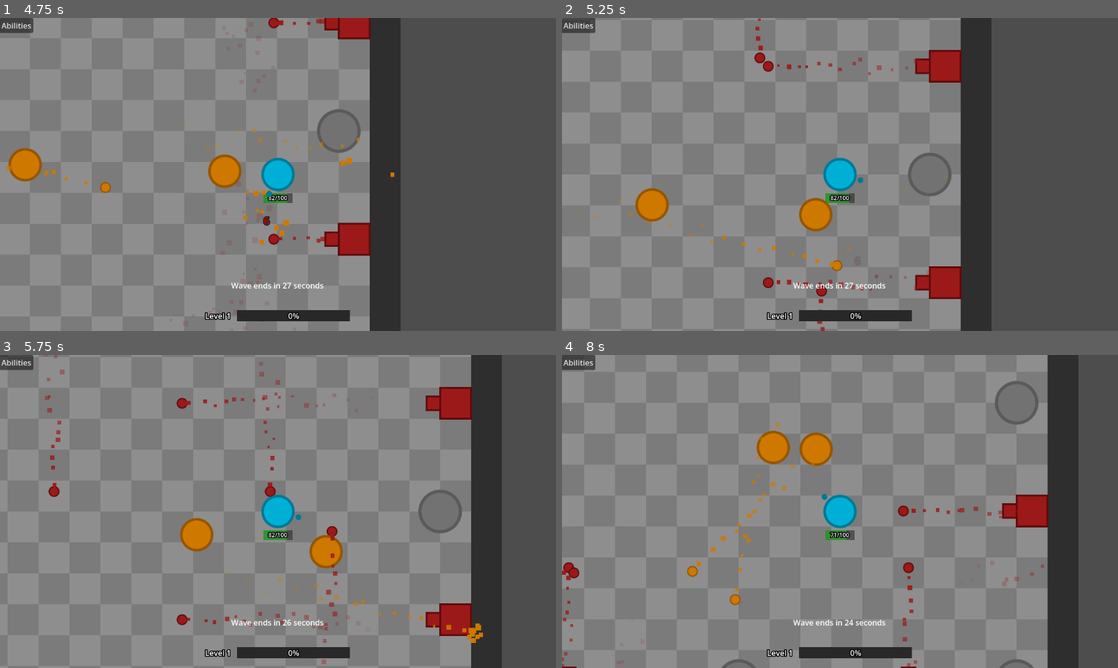
Above: before the commit, frames 1-4 (two rows, left to right).
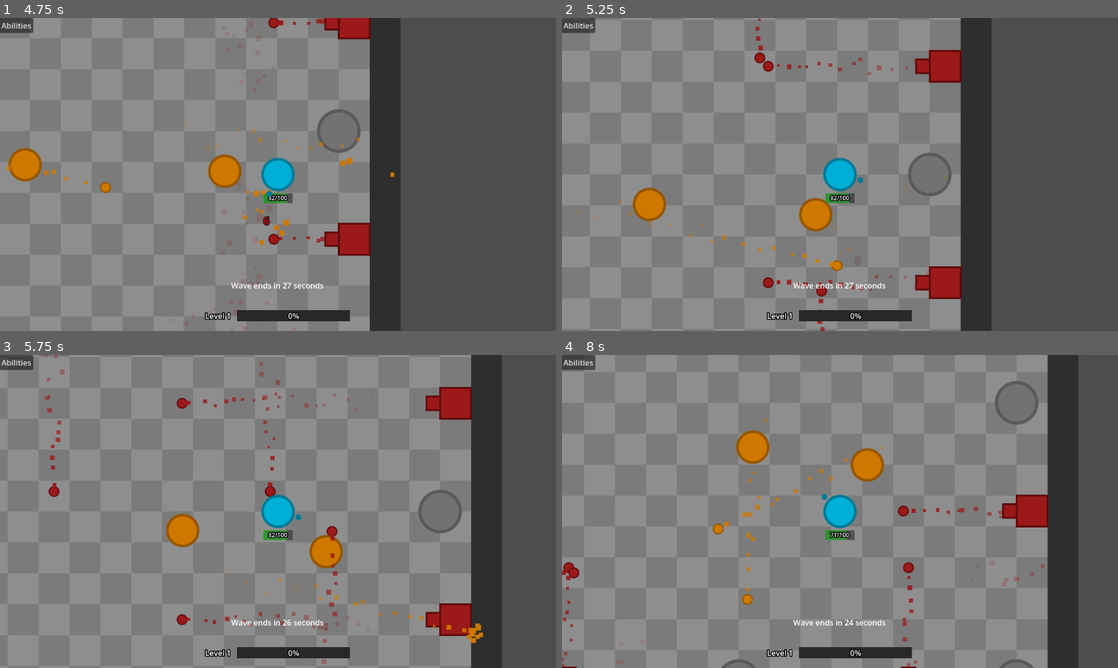
Above: after the commit, the same moments.

Repository: fmachek/geoslayer
Game: Godot game, scene res://scenes/user_interface/main_menu/main_menu.tscn
Two runs of this game, one before a commit and one after it. Both use one fixed random seed, a clock stepped at 60 frames per second and the inputs below.
Inputs (mouse positions are in pixels of both pictures, inside the frame that each line leads up to):
- Up to frame 1 (4.75 s): click "Play" at 0.5 s; click "Start next wave" at 1.25 s; tap Enter at 2 s; move the mouse to (400, 158) at 2.02 s; hold D (right) 2.03-2.78 s; tap Q at 2.1, 3.6 s; click (400, 158) at 2.17 s; move the mouse to (166, 190) at 2.77 s; hold S (down) 2.78-3.53 s; tap E at 2.85, 4.35 s; move the mouse to (333, 105) at 3.52 s; hold D (right) 3.53-4.28 s; move the mouse to (250, 237) at 4.27 s; hold W (up) from 4.28 s (still down); click (250, 237) at 4.42 s
- Up to frame 2 (5.25 s): move the mouse to (1006, 221) at 5.02 s; release W (up) at 5.03 s; hold A (left) from 5.03 s (still down); tap Q at 5.1 s
- Up to frame 3 (5.75 s): keep holding A (left)
- Up to frame 4 (8 s): move the mouse to (673, 464) at 5.77 s; tap E at 5.85, 7.35 s; move the mouse to (867, 511) at 6.52 s; release A (left) at 6.53 s; hold S (down) 6.53-7.28 s; tap Q at 6.6 s; click (867, 511) at 6.67 s; move the mouse to (756, 433) at 7.27 s; hold D (right) from 7.28 s (still down)

Frame 1 is identical in both runs. In frame 2, 0.2% of the frame differs, in the area x 12-20%, y 54-66%; in frame 3, 0.7%; in frame 4, 2.5%, in the area x 22-58%, y 20-80%.

Commit message:
feat: change avoidance radius
Change the avoidance radius from 42 to 120.

Diff:
--- a/scenes/characters/enemies/enemy.tscn
+++ b/scenes/characters/enemies/enemy.tscn
@@ -16,7 +16,7 @@
 target_desired_distance = 120.0
 path_max_distance = 150.0
 avoidance_enabled = true
-radius = 42.0
+radius = 120.0
 max_speed = 150.0
 avoidance_layers = 8
 avoidance_mask = 8
